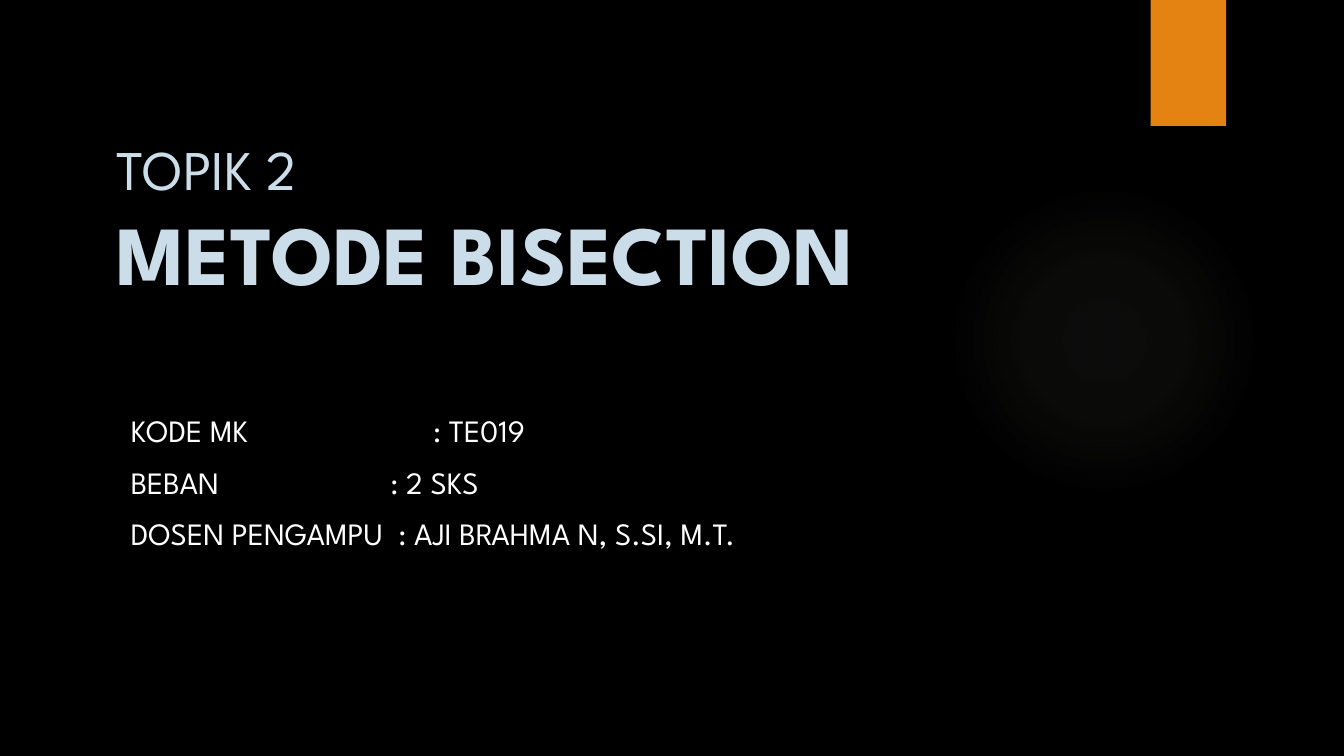
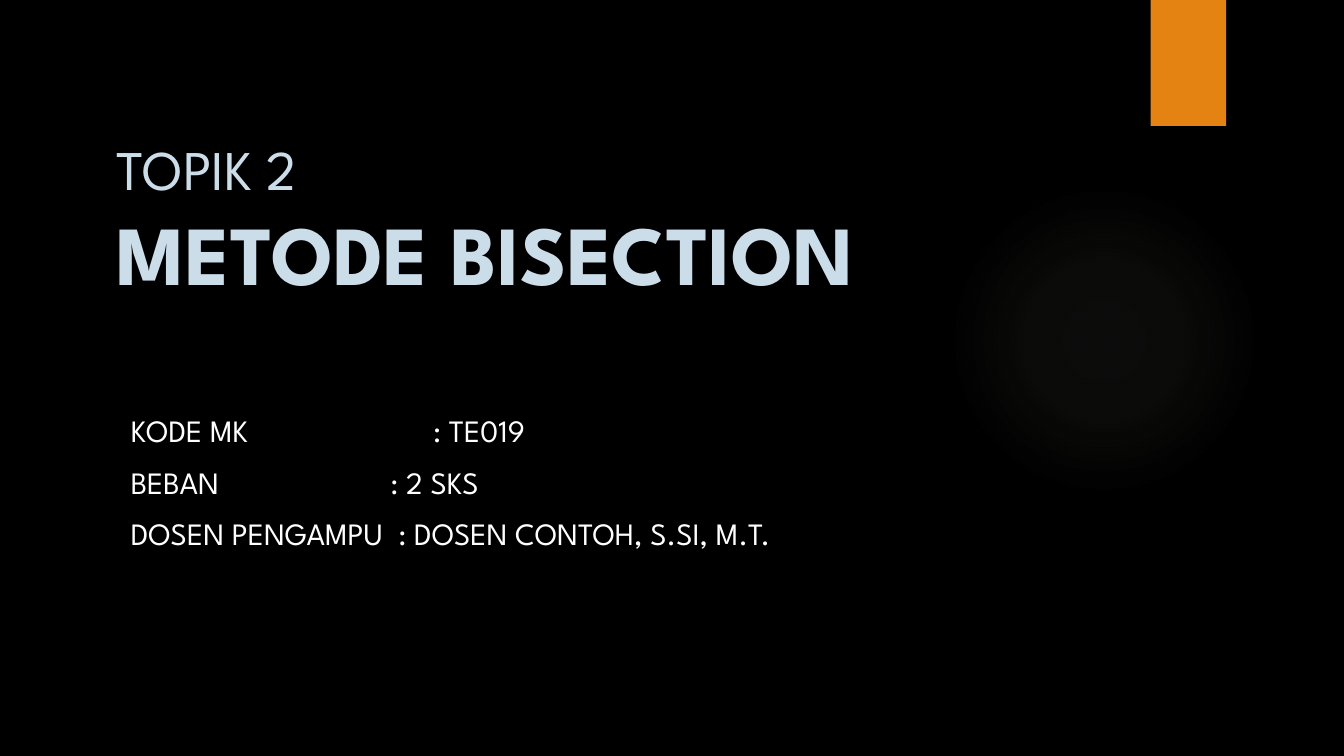
Before and after one commit to hilman-devop/landing-pages, a slide deck: slide 1 of Excel/TOPIK 2 - METODE BISECTION.pptm. Drawn at 1344x756 pixels with LibreOffice and Linux fonts; fonts in the diff are those of the drawing; background and template pictures are left out. Boxes give left, top, right and bottom in pixels: in the first picture for what was removed or moved away, otherwise in the second. Text is boxed around its words. In the diff, an @@ line names an element or a change of style, - is before the commit and + after.

Commit message:
Samarkan nama dosen dan penerima pada aset contoh

```diff
--- a/Excel/TOPIK 2 - METODE BISECTION.pptm
+++ b/Excel/TOPIK 2 - METODE BISECTION.pptm
@@ text at box(131, 524, 770, 549): text changed @@
-DOSEN PENGAMPU : AJI BRAHMA N, S.SI, M.T.
+DOSEN PENGAMPU : DOSEN CONTOH, S.SI, M.T.
```
Also in this commit, not shown: 2 other files.
